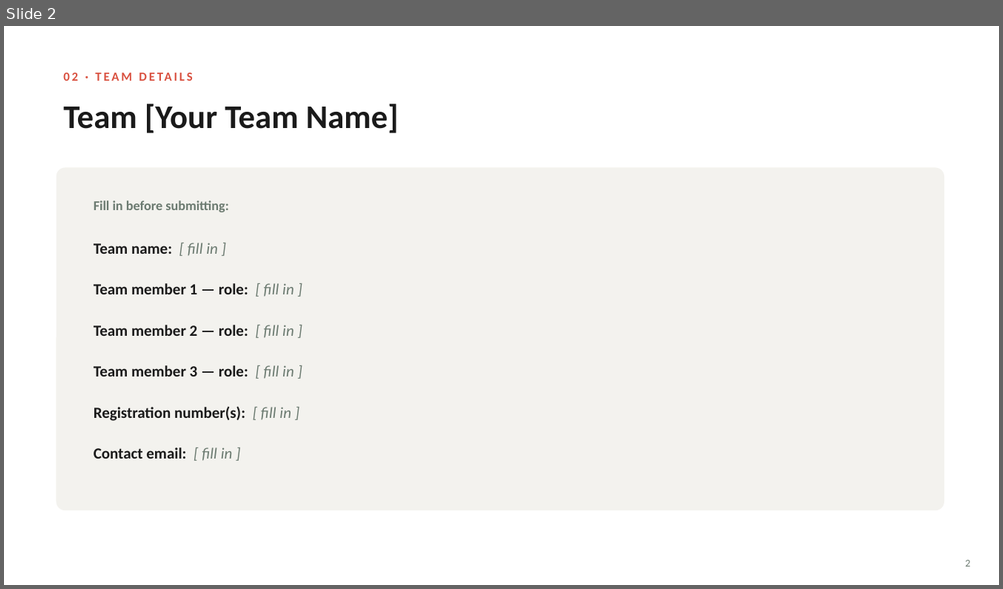
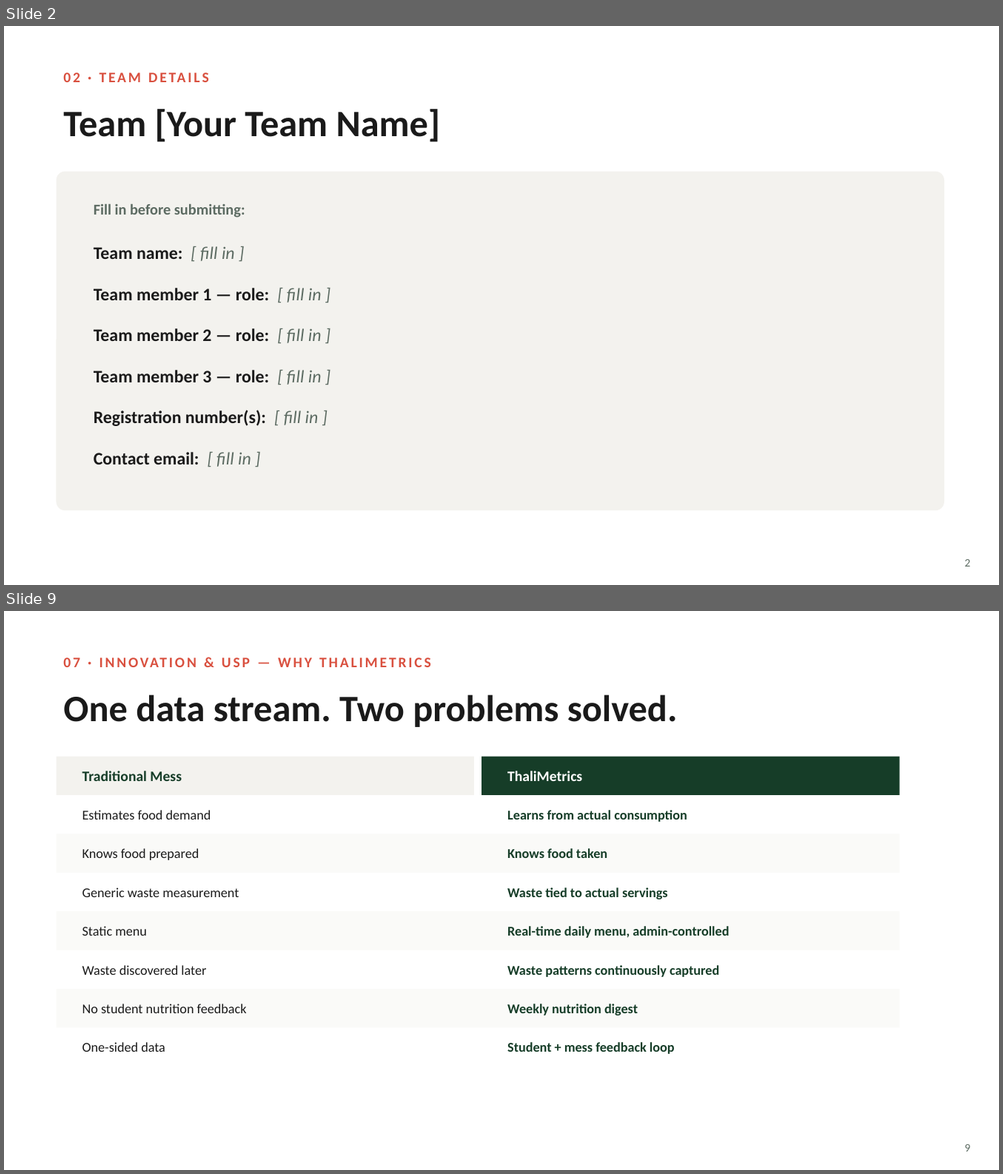
Before and after one commit to Coder1234a/ThaliMetrics, a slide deck: docs/ThaliMetrics_Pitch.pptx. Shown one above the other, each under a label of ours: slide 2 before the commit, slides 2 and 9 after it; the slides between them are not shown. The pictures are 1003x589 and 1003x1174 pixels, drawn with LibreOffice and Linux fonts; fonts in the diff are those of the drawing. Boxes give left, top, right and bottom in pixels: in the first picture for what was removed or moved away, otherwise in the second. Text is boxed around its words. In the diff, an @@ line names an element or a change of style, - is before the commit and + after.

```diff
--- a/docs/ThaliMetrics_Pitch.pptx
+++ b/docs/ThaliMetrics_Pitch.pptx
@@ slide 9 added at bbox=[4, 611, 999, 1170], background #FFFFFF @@
@@ text added at bbox=[57, 647, 728, 677], 14 pt, text #D9503F, bold @@
+07 · INNOVATION & USP — WHY THALIMETRICS
@@ text added at bbox=[63, 695, 677, 727], 36 pt, text #1A1A1A, bold @@
+One data stream. Two problems solved.
@@ rectangle added at bbox=[57, 757, 474, 795], fill #F3F2EE @@
@@ rectangle added at bbox=[481, 757, 899, 795], fill #163D28 @@
@@ text added at bbox=[82, 771, 182, 781], 14 pt, text #163D28, bold @@
+Traditional Mess
@@ text added at bbox=[507, 771, 582, 781], 14 pt, text #FFFFFF, bold @@
+ThaliMetrics
@@ text added at bbox=[82, 810, 211, 820], 13 pt, text #1A1A1A @@
+Estimates food demand
@@ text added at bbox=[507, 810, 687, 822], 13 pt, text #163D28, bold @@
+Learns from actual consumption
@@ rectangle added at bbox=[57, 834, 899, 873], fill #FAFAF8 @@
@@ text added at bbox=[82, 849, 199, 860], 13 pt, text #1A1A1A @@
+Knows food prepared
@@ text added at bbox=[507, 849, 607, 858], 13 pt, text #163D28, bold @@
+Knows food taken
@@ text added at bbox=[82, 888, 239, 897], 13 pt, text #1A1A1A @@
+Generic waste measurement
@@ text added at bbox=[507, 888, 668, 900], 13 pt, text #163D28, bold @@
+Waste tied to actual servings
@@ rectangle added at bbox=[57, 911, 899, 951], fill #FAFAF8 @@
@@ text added at bbox=[82, 926, 147, 936], 13 pt, text #1A1A1A @@
+Static menu
@@ text added at bbox=[507, 926, 728, 938], 13 pt, text #163D28, bold @@
+Real-time daily menu, admin-controlled
@@ text added at bbox=[82, 965, 206, 975], 13 pt, text #1A1A1A @@
+Waste discovered later
@@ text added at bbox=[507, 965, 719, 977], 13 pt, text #163D28, bold @@
+Waste patterns continuously captured
@@ rectangle added at bbox=[57, 989, 899, 1028], fill #FAFAF8 @@
@@ text added at bbox=[82, 1004, 247, 1014], 13 pt, text #1A1A1A @@
+No student nutrition feedback
@@ text added at bbox=[507, 1004, 637, 1016], 13 pt, text #163D28, bold @@
+Weekly nutrition digest
@@ text added at bbox=[82, 1042, 165, 1052], 13 pt, text #1A1A1A @@
+One-sided data
@@ text added at bbox=[507, 1042, 674, 1054], 13 pt, text #163D28, bold @@
+Student + mess feedback loop
@@ text added at bbox=[965, 1145, 970, 1152], 11 pt, text #5C6B62 @@
+9
@@ slide 2 changed as well @@
@@ text "02 · TEAM DETAILS" at bbox=[63, 112, 146, 137]: size 12 to 14 pt @@
@@ text "Team [Your Team Name]" at bbox=[155, 109, 441, 142]: size 32 to 36 pt @@
@@ rounded rectangle: place and size @@
-rounded rectangle at bbox=[57, 168, 944, 511]
+rounded rectangle at bbox=[57, 172, 944, 511]
@@ text "Fill in before submitting:" at bbox=[94, 204, 245, 218]: size 13 to 14.5 pt, text colour #6B7A70 to #5C6B62 @@
@@ size 15 to 17 pt; text colour #6B7A70 to #5C6B62 in "[ fill in ]" in 6 elements at bbox=[94, 247, 235, 261], bbox=[94, 288, 321, 303], bbox=[94, 329, 321, 343], bbox=[94, 370, 321, 385], bbox=[94, 410, 318, 426], bbox=[94, 452, 251, 467] @@
@@ text "2" at bbox=[965, 560, 970, 567]: size 10 to 11 pt, text colour #6B7A70 to #5C6B62 @@
```
Also in this commit, not shown: 6 other slides changed, 5 other slides added, 4 slides removed, 4 other files.
